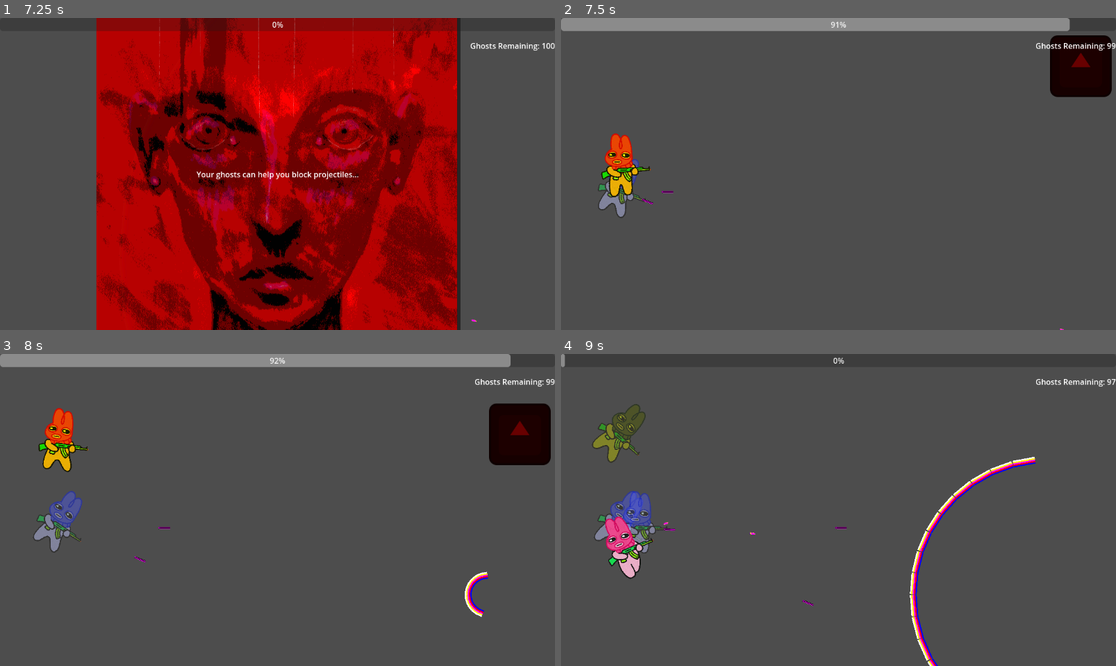
Above: before the commit, frames 1-4 (two rows, left to right).
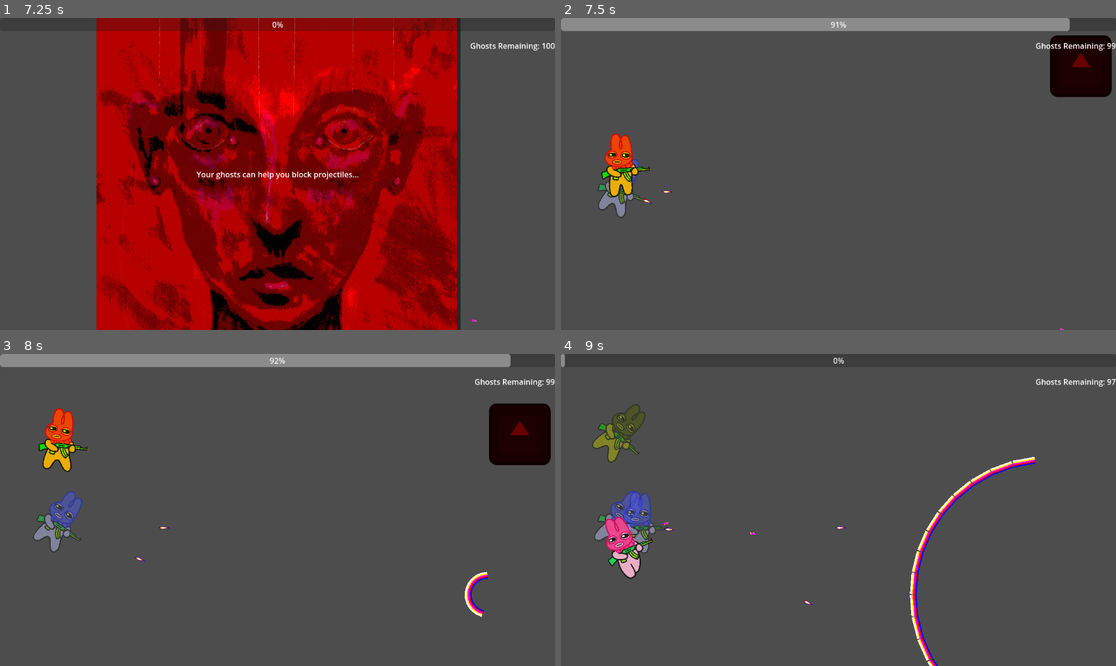
Above: after the commit, the same moments.

Repository: NovaTome/ntgamejam2025
Game: Godot game, scene res://Scenes/root.tscn
Same seed, same stepped clock (60 frames per second), same inputs: the game is played once before the commit and once after it. The engine's default icon, where the game draws it, is replaced by a stand-in: a white triangle on a blue panel in a dark square.
Inputs (mouse positions are in pixels of both pictures, inside the frame that each line leads up to):
- Up to frame 1 (7.25 s): click "Start" at 0.5 s; tap Enter at 1.25 s; move the mouse to (399, 158) at 1.27 s; hold D (right) 1.28-2.03 s; hold X (spawn) 1.28-2.03 s; tap Space (fire) at 1.35, 2.3, 2.85, 3.5, 3.8, 5.1, 6.6 s; click (399, 158) at 1.42 s; move the mouse to (166, 189) at 2.02 s; hold S (down) 2.03-2.78 s; tap X (spawn) at 2.1 s; move the mouse to (333, 105) at 2.77 s; hold D (right) 2.78-3.53 s; hold X (spawn) 2.78-3.53 s; move the mouse to (249, 236) at 3.52 s; hold W (up) 3.53-4.28 s; tap R (ring) at 3.6 s; click (249, 236) at 3.67 s; move the mouse to (444, 220) at 4.27 s; hold X (spawn) 4.28-5.03 s; hold A (left) 4.28-5.78 s; move the mouse to (111, 127) at 5.02 s; move the mouse to (305, 174) at 5.77 s; hold S (down) 5.78-6.53 s; hold X (spawn) 5.78-6.53 s; click (305, 174) at 5.92 s; move the mouse to (194, 96) at 6.52 s; hold D (right) from 6.53 s (still down)
- Up to frame 2 (7.5 s): move the mouse to (960, 158) at 7.27 s; release D (right) at 7.28 s; hold W (up) from 7.28 s (still down); hold R (ring) from 7.28 s (still down)
- Up to frame 3 (8 s): keep holding W (up); keep holding R (ring); tap X (spawn) at 7.55 s
- Up to frame 4 (9 s): move the mouse to (727, 525) at 8.02 s; release W (up) at 8.03 s; release R (ring) at 8.03 s; hold D (right) 8.03-8.78 s; tap X (spawn) at 8.1 s; click (727, 525) at 8.17 s; tap Space (fire) at 8.3, 8.85 s; move the mouse to (894, 441) at 8.77 s; hold S (down) from 8.78 s (still down); hold X (spawn) from 8.78 s (still down)

Frame 1 is identical in both runs. In frame 2, less than 0.1% of the frame differs, in the area x 14-21%, y 55-60%; in frame 3, less than 0.1%; in frame 4, less than 0.1%, in the area x 18-52%, y 55-81%.

Commit message:
Implement different bullets and continue on phase 2

Diff:
--- a/Scenes/Entities/Attacks/swirl_attack.tscn
+++ b/Scenes/Entities/Attacks/swirl_attack.tscn
@@ -1,8 +1,9 @@
-[gd_scene load_steps=4 format=3 uid="uid://du0y8aanpwib0"]
+[gd_scene load_steps=5 format=3 uid="uid://du0y8aanpwib0"]
 
 [ext_resource type="PackedScene" uid="uid://dxtlhaoalm7os" path="res://Scenes/Entities/Attacks/bullet_source.tscn" id="1_eow5e"]
 [ext_resource type="Script" uid="uid://cybbyw5gkg1di" path="res://Scripts/Attacks/swirl_attack.gd" id="1_gum0f"]
 [ext_resource type="PackedScene" uid="uid://b3ifmidv1nnnd" path="res://Scenes/Entities/projectile.tscn" id="2_gum0f"]
+[ext_resource type="PackedScene" uid="uid://wucw4thji4u" path="res://Scenes/Entities/Projectiles/spectral_projectile.tscn" id="3_gum0f"]
 
 [node name="SwirlAttack" type="Node2D"]
 script = ExtResource("1_gum0f")
@@ -16,4 +17,10 @@
 projectile = ExtResource("2_gum0f")
 group = "SwirlAttack"
 
+[node name="BulletSource2" parent="." instance=ExtResource("1_eow5e")]
+rotation = 3.14159
+projectile = ExtResource("3_gum0f")
+projectile_type = 1
+group = "SwirlAttack"
+
 [connection signal="timeout" from="Timer" to="." method="_on_timer_timeout"]
--- a/Scenes/Entities/Enemies/boss_enemy.tscn
+++ b/Scenes/Entities/Enemies/boss_enemy.tscn
@@ -220,17 +220,38 @@
 tracks/1/interp = 1
 tracks/1/loop_wrap = true
 tracks/1/keys = {
-"times": PackedFloat32Array(0.5, 1.5, 2.5),
-"transitions": PackedFloat32Array(1, 1, 1),
-"values": [{
-"args": [],
-"method": &"fireWaveAttack"
-}, {
-"args": [],
-"method": &"fireWaveAttack"
-}, {
-"args": [],
-"method": &"fireWaveAttack"
+"times": PackedFloat32Array(0.5, 1.5, 2.5, 4.5, 5, 5.5, 6, 6.5, 7, 8),
+"transitions": PackedFloat32Array(1, 1, 1, 1, 1, 1, 1, 1, 1, 1),
+"values": [{
+"args": [],
+"method": &"fireWaveAttack"
+}, {
+"args": [],
+"method": &"fireWaveAttack"
+}, {
+"args": [],
+"method": &"fireWaveAttack"
+}, {
+"args": [],
+"method": &"fireSwirlAttack"
+}, {
+"args": [],
+"method": &"fireGroundAttack"
+}, {
+"args": [],
+"method": &"fireGroundAttack"
+}, {
+"args": [],
+"method": &"fireGroundAttack"
+}, {
+"args": [],
+"method": &"fireGroundAttack"
+}, {
+"args": [],
+"method": &"fireGroundAttack"
+}, {
+"args": [false],
+"method": &"stopSwirlAttack"
 }]
 }
 
--- a/Scenes/Entities/Enemies/regular_enemy.tscn
+++ b/Scenes/Entities/Enemies/regular_enemy.tscn
@@ -28,7 +28,4 @@
 [node name="CollisionShape2D" type="CollisionShape2D" parent="." index="3"]
 shape = SubResource("RectangleShape2D_efbp4")
 
-[node name="BulletSource" parent="." index="5"]
-projectile_type = 0
-
 [connection signal="body_exited" from="AggroRange" to="." method="_on_aggro_range_body_exited"]
--- /dev/null
+++ b/Scenes/Entities/Projectiles/spectral_projectile.tscn
@@ -0,0 +1,10 @@
+[gd_scene load_steps=3 format=3 uid="uid://wucw4thji4u"]
+
+[ext_resource type="PackedScene" uid="uid://b3ifmidv1nnnd" path="res://Scenes/Entities/projectile.tscn" id="1_cvosu"]
+[ext_resource type="Texture2D" uid="uid://c0ej8we4j7ate" path="res://Assets/Projectile/SpectralProjectile.png" id="2_7bglh"]
+
+[node name="Projectile" instance=ExtResource("1_cvosu")]
+type = 1
+
+[node name="Sprite2D" parent="." index="0"]
+texture = ExtResource("2_7bglh")
--- a/Scenes/Entities/projectile.tscn
+++ b/Scenes/Entities/projectile.tscn
@@ -1,12 +1,10 @@
 [gd_scene load_steps=4 format=3 uid="uid://b3ifmidv1nnnd"]
 
 [ext_resource type="Script" uid="uid://bjiyjwr67sve4" path="res://Scripts/Entities/projectile.gd" id="1_apwt2"]
-
-[sub_resource type="PlaceholderTexture2D" id="PlaceholderTexture2D_5cjvl"]
-size = Vector2(24, 4)
+[ext_resource type="Texture2D" uid="uid://bbua21511rhx5" path="res://Assets/Projectile/RegularProjectile.png" id="2_5cjvl"]
 
 [sub_resource type="RectangleShape2D" id="RectangleShape2D_5iamj"]
-size = Vector2(12, 4)
+size = Vector2(22, 4)
 
 [node name="Projectile" type="Area2D"]
 collision_layer = 7
@@ -14,14 +12,15 @@
 script = ExtResource("1_apwt2")
 
 [node name="Sprite2D" type="Sprite2D" parent="."]
-texture = SubResource("PlaceholderTexture2D_5cjvl")
+scale = Vector2(0.00338409, 0.01)
+texture = ExtResource("2_5cjvl")
 
 [node name="CollisionShape2D" type="CollisionShape2D" parent="."]
 shape = SubResource("RectangleShape2D_5iamj")
 
 [node name="VisibleOnScreenNotifier2D" type="VisibleOnScreenNotifier2D" parent="."]
-position = Vector2(-1.19209e-07, 4.76837e-07)
-scale = Vector2(1.2, 0.2)
+position = Vector2(-1.19209e-07, -1.19209e-07)
+scale = Vector2(1.2, 0.3)
 
 [connection signal="body_entered" from="." to="." method="_on_body_entered"]
 [connection signal="screen_exited" from="VisibleOnScreenNotifier2D" to="." method="_on_visible_on_screen_notifier_2d_screen_exited"]
--- a/Scenes/UI/main_menu.tscn
+++ b/Scenes/UI/main_menu.tscn
@@ -4,8 +4,8 @@
 [ext_resource type="Script" uid="uid://c2o60mlp1vp2" path="res://Scripts/UI/main_menu.gd" id="1_gih0s"]
 [ext_resource type="Texture2D" uid="uid://7uh5hxl4frqg" path="res://Assets/DEADRINGER.png" id="2_i2xx2"]
 [ext_resource type="Script" uid="uid://0oq8bfuxjrfu" path="res://Scripts/Animations/animation_player.gd" id="3_o14dv"]
-[ext_resource type="Texture2D" uid="uid://bbua21511rhx5" path="res://Assets/StraightProjectiles-01.png" id="4_u7lva"]
-[ext_resource type="Texture2D" uid="uid://c0ej8we4j7ate" path="res://Assets/StraightProjectiles-02.png" id="5_mrfpk"]
+[ext_resource type="Texture2D" uid="uid://bbua21511rhx5" path="res://Assets/Projectile/RegularProjectile.png" id="4_u7lva"]
+[ext_resource type="Texture2D" uid="uid://c0ej8we4j7ate" path="res://Assets/Projectile/SpectralProjectile.png" id="5_mrfpk"]
 [ext_resource type="FontFile" uid="uid://lcrbq1y7yp2m" path="res://Assets/Orbitron-VariableFont_wght.ttf" id="6_4pqbp"]
 
 [sub_resource type="Animation" id="Animation_i2xx2"]
--- a/Scenes/boss_room.tscn
+++ b/Scenes/boss_room.tscn
@@ -36,7 +36,7 @@
 [node name="GUI" parent="SelfManagement" instance=ExtResource("4_b2mui")]
 
 [node name="BossEnemy" parent="SelfManagement" instance=ExtResource("5_l7on7")]
-phase = 1
+phase = 2
 
 [node name="BulletManager" type="Node2D" parent="."]
 script = ExtResource("5_q04ek")
--- a/Scripts/Attacks/swirl_attack.gd
+++ b/Scripts/Attacks/swirl_attack.gd
@@ -2,8 +2,11 @@
 class_name SwirlAttack
 
 @onready var bullet_source: BulletSource = $BulletSource
+@onready var bullet_source2: BulletSource = $BulletSource2
 
 func _on_timer_timeout() -> void:
-	bullet_source.fire()
 	bullet_source.global_rotation = wrapf(bullet_source.global_rotation-PI/16,PI/2,3*PI/2)
+	bullet_source2.global_rotation = wrapf(bullet_source2.global_rotation-PI/16,PI/2,3*PI/2)
 	# I would like to make this so that it goes back and forth instead of snapping back to the top
+	if randf() >= 0.5: bullet_source.fire()
+	else: bullet_source2.fire()
--- a/Scripts/Entities/Enemies/boss_enemy.gd
+++ b/Scripts/Entities/Enemies/boss_enemy.gd
@@ -6,6 +6,7 @@
 @export var waveAttack:PackedScene = preload("res://Scenes/Entities/Attacks/wave_attack.tscn")
 @export var twinAttack:PackedScene = preload("res://Scenes/Entities/Attacks/twin_attack.tscn")
 @export var explosionAttack:PackedScene = preload("res://Scenes/Entities/Attacks/ground_explosion.tscn")
+@export var swirlAttack:PackedScene = preload("res://Scenes/Entities/Attacks/swirl_attack.tscn")
 @export var crystalScene:PackedScene = preload("res://Scenes/Entities/Enemies/boss_crystal.tscn")
 
 @onready var bullet_source: BulletSource = $BulletSource
@@ -18,6 +19,7 @@
 var target:Player:get=_get_target
 
 var currentTwinAttack:Node2D
+var currentSwirlAttack:SwirlAttack
 
 func _ready() -> void:
 	animation_player.play("phase_"+str(phase))
@@ -38,6 +40,13 @@
 	wave.global_position = bullet_source.origin.global_position
 	get_parent().add_child(wave)
 	return wave
+
+func fireSwirlAttack() -> SwirlAttack:
+	var swirl:SwirlAttack = swirlAttack.instantiate()
+	swirl.global_position = bullet_source.origin.global_position
+	get_parent().add_child(swirl)
+	currentSwirlAttack = swirl
+	return swirl
 
 func fireTwinAttack() -> Node2D:
 	var twin:Node2D = twinAttack.instantiate()
@@ -63,14 +72,23 @@
 
 func spawnEnemy(num:int) -> void:
 	var room:BossRoom = Managers.self_management.get_parent()
-	room.spawnAd(num,Projectile.TYPES.REGULAR)
+	var type:Projectile.TYPES = Projectile.TYPES.REGULAR
+	if phase == 2 and randf() > 0.5: type = Projectile.TYPES.GHOST
+	room.spawnAd(num,type)
 
 func stopAllAttacks() -> void:
 	stopTwinAttack(true)
 	stopWaveAttack()
+	stopSwirlAttack(true)
 	for e:Enemy in Managers.self_management.get_children().filter(func(n): return n is Enemy):
 		e.queue_free()
 
+func stopSwirlAttack(hardStop:bool=true) -> void:
+	if hardStop:
+		for p:Projectile in Managers.bullet_manager.get_children().filter(func(a:Projectile): return a.is_in_group("SwirlAttack")):
+			p.queue_free()
+	if currentSwirlAttack != null:
+		currentSwirlAttack.queue_free()
 
 func stopTwinAttack(hardStop:bool=false) -> void:
 	if hardStop:
--- a/Scripts/Entities/enemy.gd
+++ b/Scripts/Entities/enemy.gd
@@ -33,11 +33,10 @@
 
 func _on_aggro_range_body_entered(body: Node2D) -> void:
 	if canTargetBody(body):
-		print("Bastard is in my sights")
 		if target == null:
 			target = body
 
 
 func _on_attack_range_body_entered(body: Node2D) -> void:
 	if canTargetBody(body) and target == body:
-		print("Chat shoot this guy")
+		pass
--- a/Scripts/Entities/projectile.gd
+++ b/Scripts/Entities/projectile.gd
@@ -1,8 +1,5 @@
 extends Area2D
 class_name Projectile
-
-@export var playerBullet:Texture = preload("res://Assets/Projectile/PlayerBullet-01.png")
-
 
 enum TYPES {
 	REGULAR, #No homing, ghosts can block
--- a/project.godot
+++ b/project.godot
@@ -18,10 +18,10 @@
 
 [autoload]
 
-Enums="*res://Scripts/Autoloads/enum.gd"
 GameConstants="*res://Scripts/Autoloads/game_constants.gd"
 Managers="*res://Scripts/Autoloads/managers.gd"
 SignalBus="*res://Scripts/Autoloads/signal_bus.gd"
+Enums="*res://Scripts/Autoloads/enum.gd"
 
 [input]
 
Renamed: Assets/StraightProjectiles-01.png -> Assets/Projectile/RegularProjectile.png
Not shown, changed: Assets/Projectile/RegularProjectile.png.import
Renamed: Assets/StraightProjectiles-02.png -> Assets/Projectile/SpectralProjectile.png
Not shown, changed: Assets/Projectile/SpectralProjectile.png.import
